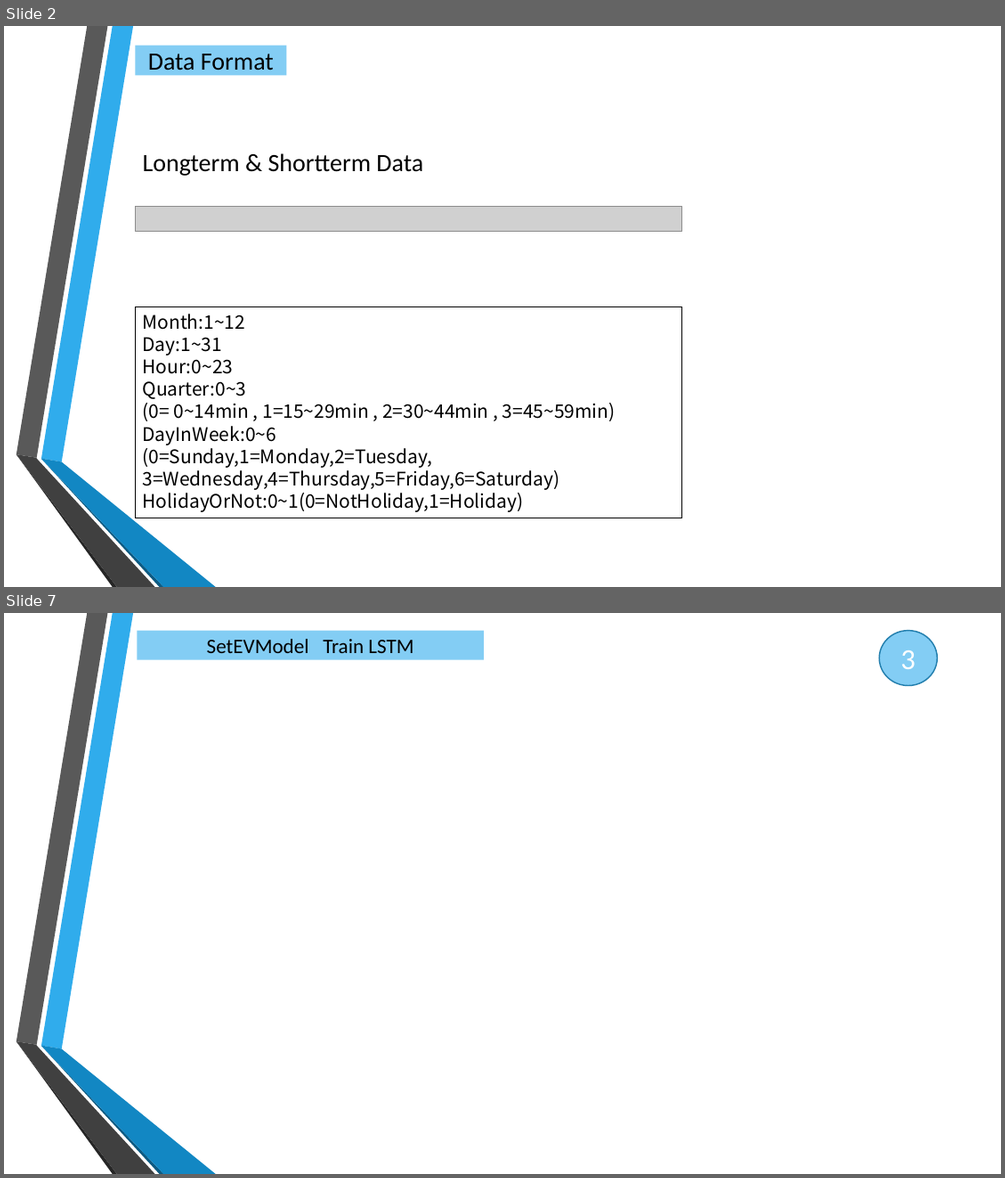
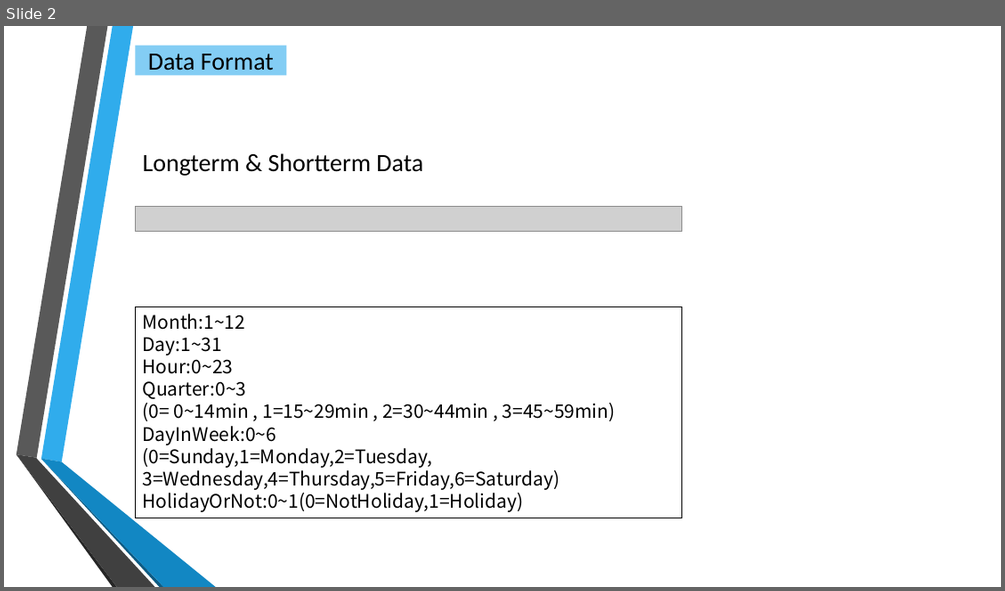
Before and after one commit to daisukekodaira/Probabilistic-Forecasting-Model-for-Non-normally-Distributed-EV-Charging-Demand, a slide deck: 2. Documents/EV Forecasting Model document.pptx. Shown one above the other, each under a label of ours: slides 2 and 7 before the commit, slide 2 after it; the slides between them are not shown. The pictures are 1005x1178 and 1005x591 pixels, drawn with LibreOffice and Linux fonts; fonts in the diff are those of the drawing; grey boxes stand for pictures; background and template pictures are left out. Boxes give left, top, right and bottom in pixels: in the first picture for what was removed or moved away, otherwise in the second. Text is boxed around its words. In the diff, an @@ line names an element or a change of style, - is before the commit and + after.

```diff
--- a/2. Documents/EV Forecasting Model document.pptx
+++ b/2. Documents/EV Forecasting Model document.pptx
@@ slide 7 removed at <box>4,613,1001,1174</box>, background picture (left out); not listed: 6 template elements that a slide beside it also shows @@
@@ rectangle removed at <box>138,630,484,659</box> @@
-SetEVModel Train LSTM
@@ ellipse removed at <box>880,630,938,686</box> @@
-3
```
Also in this commit, not shown: 7 slides changed.
